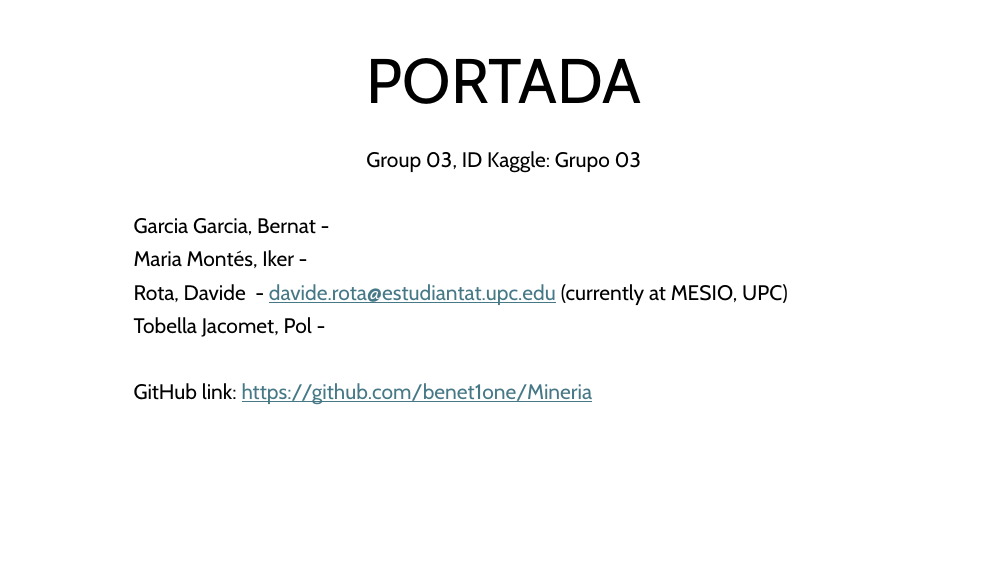
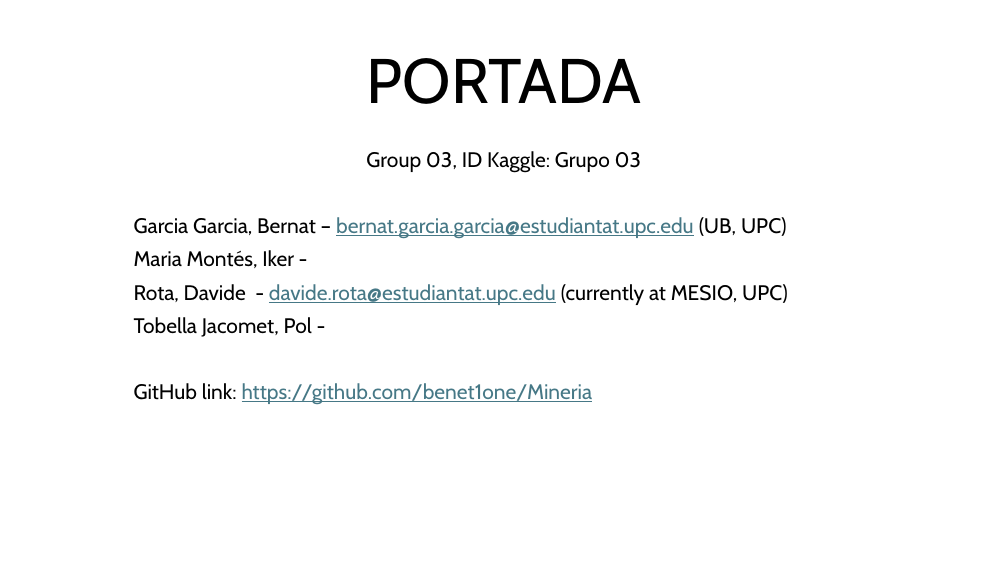
Before and after one commit to benet1one/Mineria, a slide deck: slide 1 of Report_new.pptx. Drawn at 1008x567 pixels with LibreOffice and Linux fonts; fonts in the diff are those of the drawing. Boxes give left, top, right and bottom in pixels: in the first picture for what was removed or moved away, otherwise in the second. Text is boxed around its words. In the diff, an @@ line names an element or a change of style, - is before the commit and + after.

```diff
--- a/Report_new.pptx
+++ b/Report_new.pptx
@@ subtitle at (134, 217, 787, 238): text changed; text colour #000000 to #467886 @@
-Garcia Garcia, Bernat -
+Garcia Garcia, Bernat – bernat.garcia.garcia@estudiantat.upc.edu (UB, UPC)
```
Also in this commit, not shown: 2 other slides changed, 2 other files.
